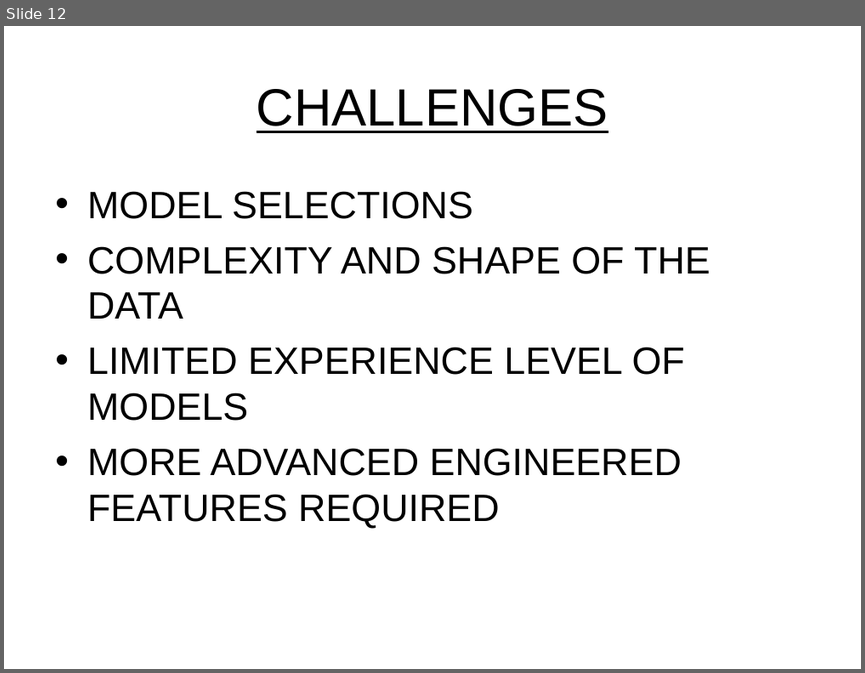
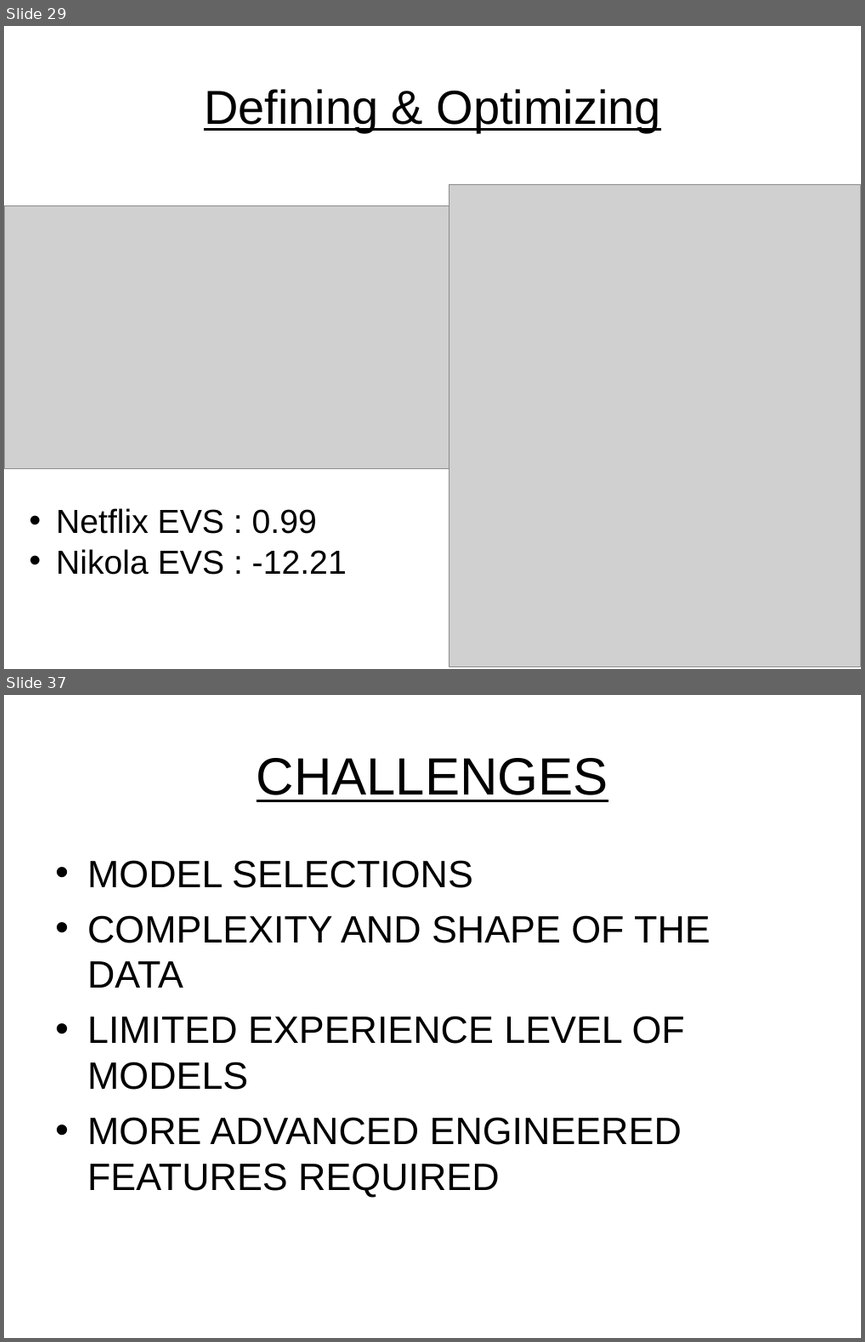
Before and after one commit to dadario10/Data_Modeling_Project, a slide deck: PowerPoint/Project 4 - SM Prediction.ppt. Shown one above the other, each under a label of ours: slide 12 before the commit, slides 29 and 37 after it; the slides between them are not shown. The pictures are 865x673 and 865x1342 pixels, drawn with LibreOffice and Linux fonts; fonts in the diff are those of the drawing; grey boxes stand for pictures; background and template pictures are left out. Boxes give left, top, right and bottom in pixels: in the first picture for what was removed or moved away, otherwise in the second. Text is boxed around its words. In the diff, an @@ line names an element or a change of style, - is before the commit and + after.

```diff
--- a/PowerPoint/Project 4 - SM Prediction.ppt
+++ b/PowerPoint/Project 4 - SM Prediction.ppt
@@ slide 29 added at (x1=4, y1=26, x2=861, y2=669), background picture (left out) @@
@@ title added at (x1=204, y1=89, x2=661, y2=132), 40 pt, text #000000, underline @@
+Defining & Optimizing
@@ picture added at (x1=449, y1=184, x2=861, y2=666) @@
@@ picture added at (x1=5, y1=206, x2=449, y2=469) @@
@@ text added at (x1=56, y1=508, x2=347, y2=574), 28 pt, text #000000 @@
+• Netflix EVS : 0.99
+• Nikola EVS : -12.21
@@ what was slide 12 is now slide 37 @@
```
Also in this commit, not shown: 4 slides changed, 26 other slides added, 2 slides removed.
